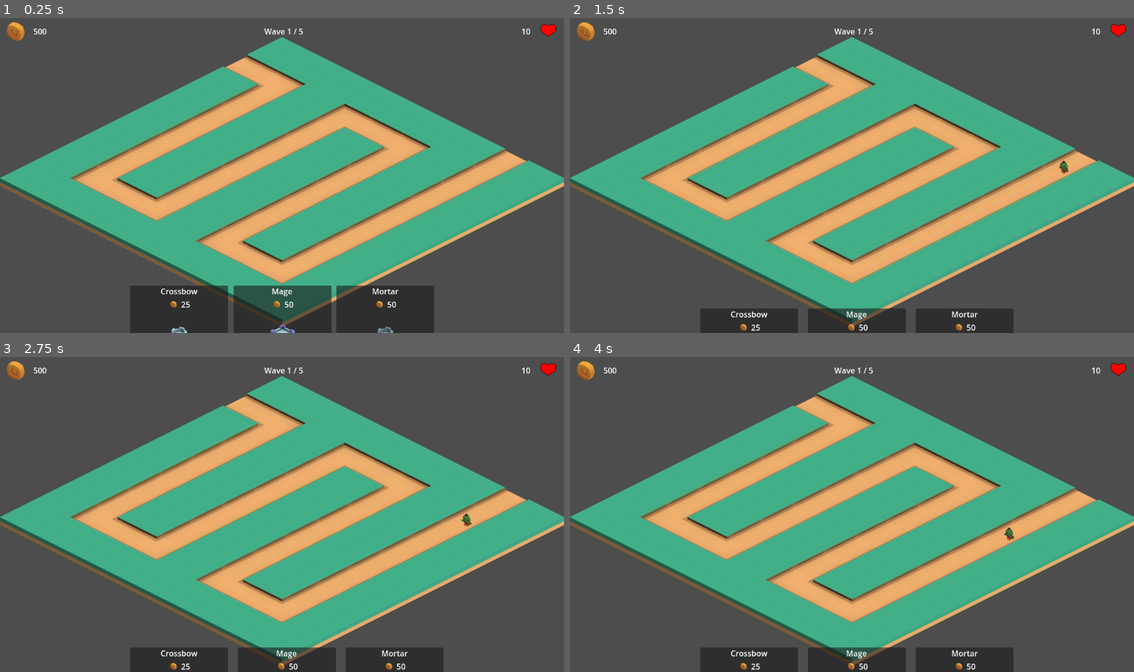
Above: before the commit, frames 1-4 (two rows, left to right).
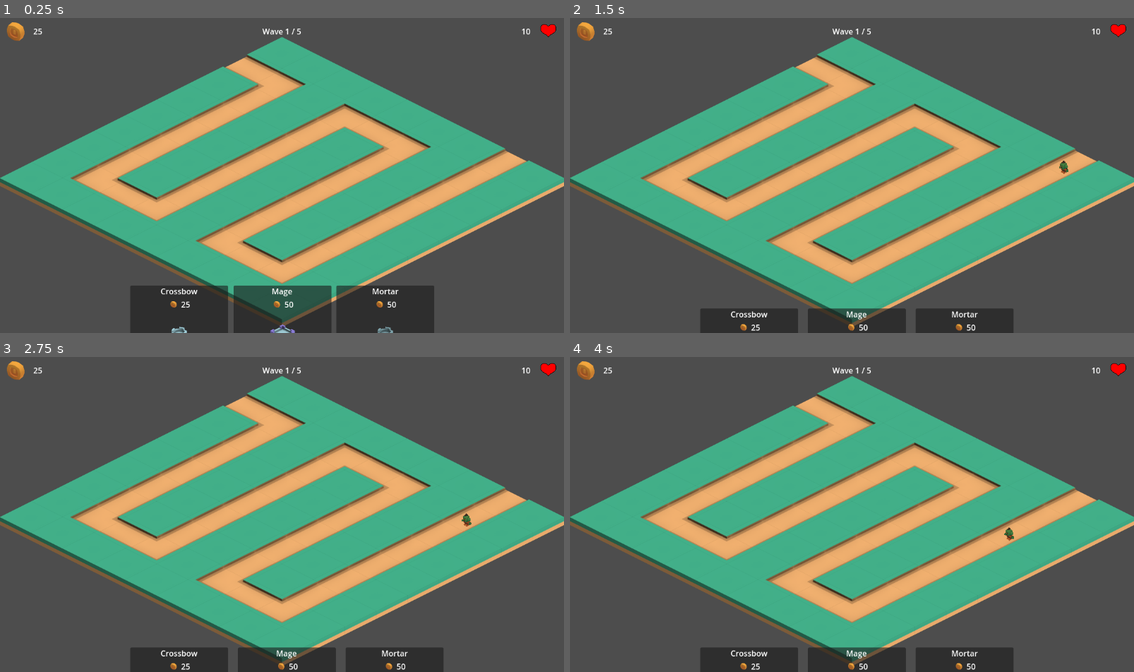
Above: after the commit, the same moments.

Repository: Robert-Riordan-UCD/GameDevJourney
Game: Godot game, scene res://Levels/Level1.tscn
The game is run twice, just before and just after one commit, with the same random seed, the same clock (stepped at 60 frames per second) and the same inputs.
Inputs (mouse positions are in pixels of both pictures, inside the frame that each line leads up to):
- Up to frame 1 (0.25 s): no input
- Up to frame 2 (1.5 s): move the mouse to (976, 159) at 0.52 s; press the mouse at (976, 159) at 0.53 s; move the mouse to (739, 191) at 1.27 s; release the mouse at (739, 191) at 1.28 s; right-click (739, 191) at 1.35 s; click (739, 191) at 1.42 s
- Up to frame 3 (2.75 s): move the mouse to (338, 445) at 2.02 s; press the mouse at (338, 445) at 2.03 s
- Up to frame 4 (4 s): move the mouse to (823, 577) at 2.77 s; release the mouse at (823, 577) at 2.78 s; right-click (823, 577) at 2.85 s; click (823, 577) at 2.92 s; tap Enter at 3.5 s; move the mouse to (1021, 561) at 3.52 s; press the mouse at (1021, 561) at 3.53 s

The runs differ from the first frame. In frame 1, 0.1% of the frame differs, in the area x 5-54%, y 3-6%; in frame 2, 0.1%; in frame 3, 0.1%; in frame 4, 0.1%.

Commit message:
Retry has alevel transition too now

Diff:
--- a/Isometric_Tower_Defense/GUI/GameOverPopup.gd
+++ b/Isometric_Tower_Defense/GUI/GameOverPopup.gd
@@ -7,7 +7,8 @@
 	popup(Rect2i(screen_center.x-popup_size.x/2, screen_center.y-popup_size.y/2, popup_size.x, popup_size.y))
 
 func _on_retry_button_pressed():
-	get_tree().reload_current_scene()
+	SceneTransition.change_scene(get_tree().current_scene.scene_file_path)
+	#get_tree().reload_current_scene()
 
 func _on_menu_button_pressed():
 	$VBoxContainer/MenuButton.text = "Woops!\nThere's no menu yet."
--- a/Isometric_Tower_Defense/Levels/Level1.tscn
+++ b/Isometric_Tower_Defense/Levels/Level1.tscn
@@ -3,6 +3,7 @@
 [ext_resource type="PackedScene" uid="uid://dhmt1m718x5qp" path="res://Levels/Level.tscn" id="1_iivpg"]
 
 [node name="Level" instance=ExtResource("1_iivpg")]
+gold = 25
 
 [node name="GroundTileMap" parent="." index="0"]
 layer_0/tile_data = PackedInt32Array(655368, 65546, 4, 589831, 65552, 4, 524295, 65546, 4, 720903, 65546, 4, 786439, 65 …(1381 unchanged characters)…
--- a/Isometric_Tower_Defense/Levels/Level2.tscn
+++ b/Isometric_Tower_Defense/Levels/Level2.tscn
@@ -3,6 +3,7 @@
 [ext_resource type="PackedScene" uid="uid://dhmt1m718x5qp" path="res://Levels/Level.tscn" id="1_eif13"]
 
 [node name="Level2" instance=ExtResource("1_eif13")]
+gold = 30
 
 [node name="GroundTileMap" parent="." index="0"]
 layer_0/tile_data = PackedInt32Array(589831, 65546, 4, 655367, 65546, 4, 720902, 65551, 4, 786438, 65546, 4, 851973, 65 …(1381 unchanged characters)…
